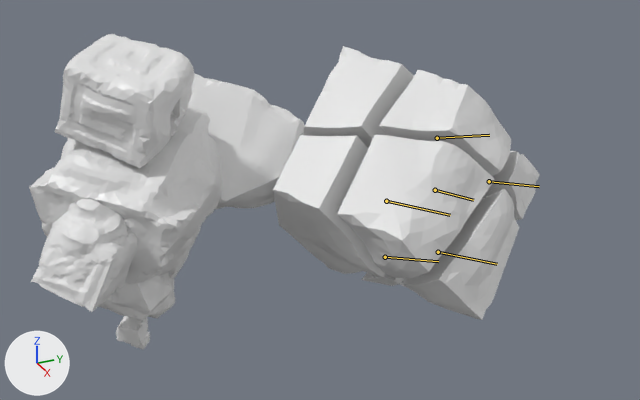
Two versions of the FBX model Elderland/Assets/Models/Blender/Enemy/Heavy Enemy/HeavyEnemy.fbx, one commit apart.
Before and after are seen from a camera (50 mm lens) standing at (17.35, -3.49, 7.57) and looking at (1.29, 3.73, -0.46). Every picture has the same lights, and +X, +Y and +Z are marked at lower left. Both versions are drawn at frame 46 of the action 'Armature|Right Attack'; the numbers are the values there. The bones that change are drawn over the model as lines.
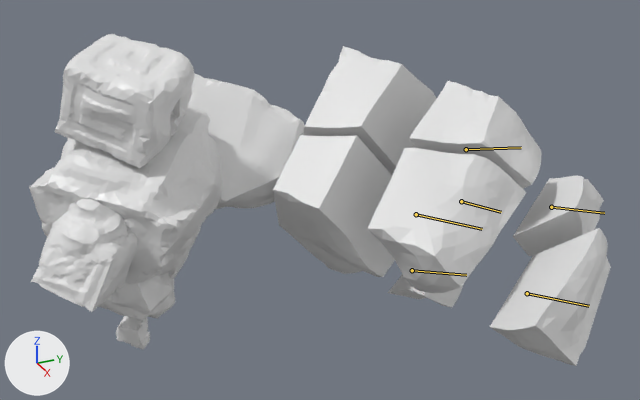
Pixel boxes [x1, y1, x2, y2] of what changed, in the pictures (640 x 400 px):
'Cube.008', posed
    before: [337, 135, 495, 278]
    after: [367, 148, 526, 293]
'Cube.015', posed
    before: [401, 189, 519, 320]
    after: [490, 228, 611, 366]
'Cube.010', posed
    before: [379, 70, 511, 176]
    after: [409, 81, 542, 189]
'Cube.011', posed
    before: [481, 150, 540, 220]
    after: [513, 175, 604, 256]
'Cube.014', posed
    before: [361, 273, 411, 290]
    after: [388, 274, 464, 308]
bone 'Hand Fragmen FL', root to tip
    before: (437, 138) to (489, 135)
    after: (466, 149) to (521, 147)
bone 'Hand Fragment Front Bottom', root to tip
    before: (489, 181) to (539, 186)
    after: (551, 207) to (604, 213)
bone 'Hand Fragment FR', root to tip
    before: (435, 190) to (473, 200)
    after: (461, 201) to (501, 212)
bone 'Hand Fragment BR', root to tip
    before: (385, 257) to (438, 261)
    after: (412, 270) to (466, 275)
bone 'Hand Fragment BB', root to tip
    before: (438, 252) to (497, 264)
    after: (527, 293) to (589, 306)
bone 'Hand Fragment BL', root to tip
    before: (386, 201) to (450, 215)
    after: (416, 214) to (482, 229)

The change, as a diff of the scene's bpy script:
```diff
--- a/Elderland/Assets/Models/Blender/Enemy/Heavy Enemy/HeavyEnemy.fbx.py
+++ b/Elderland/Assets/Models/Blender/Enemy/Heavy Enemy/HeavyEnemy.fbx.py
@@ bone_hand_fragmen_fl @@
 bone_hand_fragmen_fl = bpy.data.objects['Armature'].pose.bones['Hand Fragmen FL']  # child of 'Left Arm Lower'
-bone_hand_fragmen_fl.location = (0.0, 0.0, 0.0)
+bone_hand_fragmen_fl.location = (-0.07, 0.28, 0.14)
@@ bone_hand_fragment_front_bottom @@
 bone_hand_fragment_front_bottom = bpy.data.objects['Armature'].pose.bones['Hand Fragment Front Bottom']  # child of 'Left Arm Lower'
-bone_hand_fragment_front_bottom.location = (0.0, 0.0, 0.0)
+bone_hand_fragment_front_bottom.location = (-0.2, 0.64, -0.05)
@@ bone_hand_fragment_fr @@
 bone_hand_fragment_fr = bpy.data.objects['Armature'].pose.bones['Hand Fragment FR']  # child of 'Left Arm Lower'
-bone_hand_fragment_fr.location = (0.0, 0.0, 0.0)
+bone_hand_fragment_fr.location = (-0.05, 0.31, -0.02)
@@ bone_hand_fragment_br @@
 bone_hand_fragment_br = bpy.data.objects['Armature'].pose.bones['Hand Fragment BR']  # child of 'Left Arm Lower'
-bone_hand_fragment_br.location = (0.0, 0.0, 0.0)
+bone_hand_fragment_br.location = (-0.13, 0.29, -0.03)
@@ bone_hand_fragment_bb @@
 bone_hand_fragment_bb = bpy.data.objects['Armature'].pose.bones['Hand Fragment BB']  # child of 'Left Arm Lower'
-bone_hand_fragment_bb.location = (0.0, 0.0, 0.0)
+bone_hand_fragment_bb.location = (-0.21, 0.83, -0.4)
@@ bone_hand_fragment_bl @@
 bone_hand_fragment_bl = bpy.data.objects['Armature'].pose.bones['Hand Fragment BL']  # child of 'Left Arm Lower'
-bone_hand_fragment_bl.location = (0.0, 0.0, 0.0)
+bone_hand_fragment_bl.location = (-0.06, 0.31, 0.02)
```
